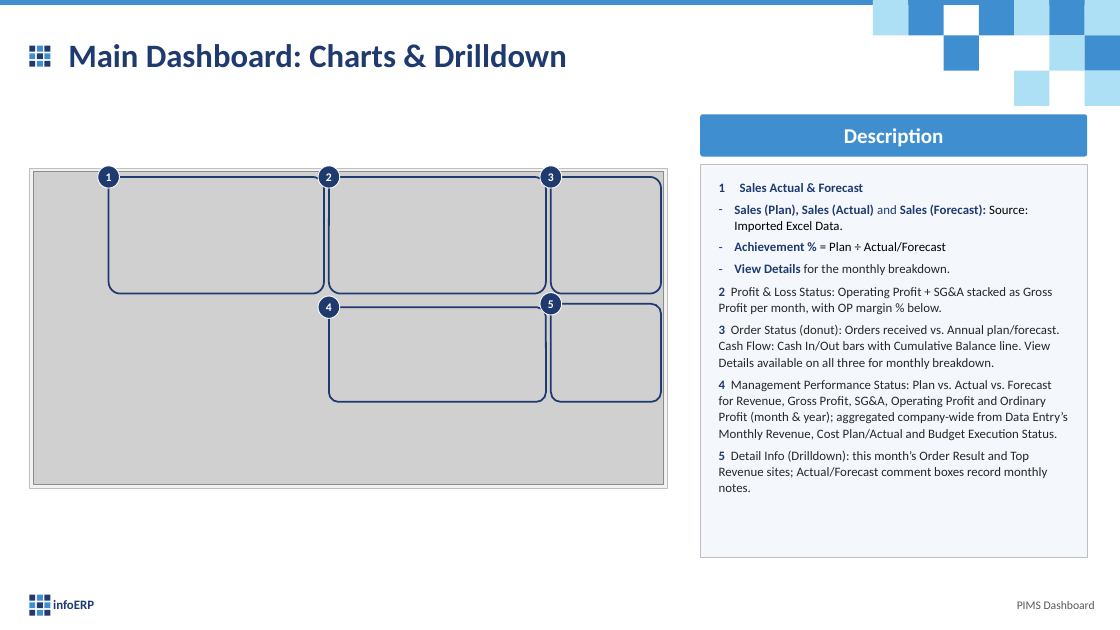
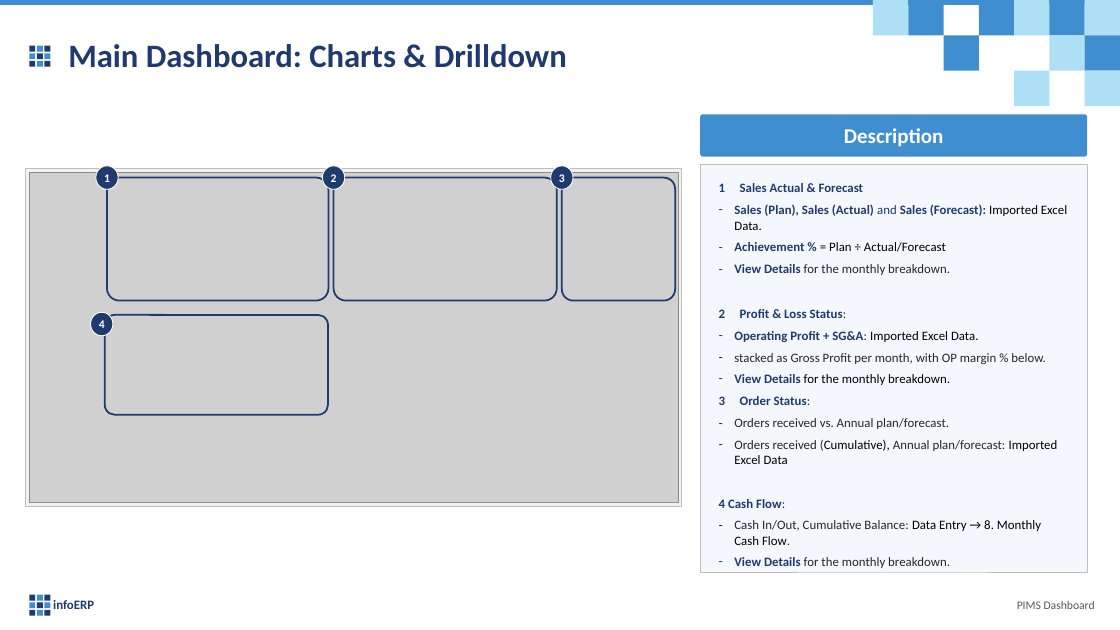
Before and after one commit to truongCLT/PIMS-DASHBOARD, a slide deck: slide 7 of docs/PIMS_Dashboard_User_Guide_Condensed.pptx (slide 5 before the commit). Drawn at 1120x630 pixels with LibreOffice and Linux fonts; fonts in the diff are those of the drawing; grey boxes stand for pictures. Boxes give left, top, right and bottom in pixels: in the first picture for what was removed or moved away, otherwise in the second. Text is boxed around its words. In the diff, an @@ line names an element or a change of style, - is before the commit and + after.

```diff
--- a/docs/PIMS_Dashboard_User_Guide_Condensed.pptx
+++ b/docs/PIMS_Dashboard_User_Guide_Condensed.pptx
@@ rectangle: place and size @@
-rectangle at [29,168,668,488]
+rectangle at [25,168,681,506]
@@ picture: place and size @@
-picture at [33,172,664,485]
+picture at [29,172,679,502]
@@ rounded rectangle: place and size @@
-rounded rectangle at [108,177,323,294]
+rounded rectangle at [107,177,329,300]
@@ ellipse "2": place and size @@
-ellipse "2" at [318,166,340,188]
+ellipse "2" at [323,166,345,189]
@@ rounded rectangle: place and size @@
-rounded rectangle at [329,177,546,294]
+rounded rectangle at [334,177,557,300]
@@ ellipse "3": place and size @@
-ellipse "3" at [540,166,562,188]
+ellipse "3" at [551,166,574,189]
@@ rounded rectangle: place and size @@
-rounded rectangle at [551,177,661,294]
+rounded rectangle at [562,177,676,300]
@@ rectangle: place and size @@
-rectangle at [701,165,1088,559]
+rectangle at [701,165,1088,572]
@@ text at [734,204,1067,230]: text changed @@
-– Sales (Plan), Sales (Actual) and Sales (Forecast): Source: Imported Excel Data.
+– Sales (Plan), Sales (Actual) and Sales (Forecast): Imported Excel Data.
@@ ellipse removed at [540,292,562,315] @@
-5
@@ ellipse "4": place and size @@
-ellipse "4" at [318,296,340,318]
+ellipse "4" at [91,313,113,336]
@@ rounded rectangle: place and size @@
-rounded rectangle at [329,308,546,402]
+rounded rectangle at [105,315,329,415]
@@ rounded rectangle removed at [551,304,661,402] @@
@@ text at [719,309,1058,568]: text changed @@
-2 Profit & Loss Status: Operating Profit + SG&A stacked as Gross Profit per month, with OP margin % below.
-3 Order Status (donut): Orders received vs. Annual plan/forecast. Cash Flow: Cash In/Out bars with Cumulative Balance line. View Details available on all three for monthly breakdown.
-4 Management Performance Status: Plan vs. Actual vs. Forecast for Revenue, Gross Profit, SG&A, Operating Profit and Ordinary Profit (month & year); aggregated company-wide from Data Entry’s Monthly Revenue, Cost Plan/Actual and Budget Execution Status.
-5 Detail Info (Drilldown): this month’s Order Result and Top Revenue sites; Actual/Forecast comment boxes record monthly notes.
+2 Profit & Loss Status:
+– Operating Profit + SG&A: Imported Excel Data.
+– stacked as Gross Profit per month, with OP margin % below.
+– View Details for the monthly breakdown.
+3 Order Status:
+– Orders received vs. Annual plan/forecast.
+– Orders received (Cumulative), Annual plan/forecast: Imported Excel Data
+4 Cash Flow:
+– Cash In/Out, Cumulative Balance: Data Entry → 8. Monthly Cash Flow.
+– View Details for the monthly breakdown.
```
Also in this commit, not shown: 36 other slides changed, 4 slides added, 1 slide removed, 7 other files.
